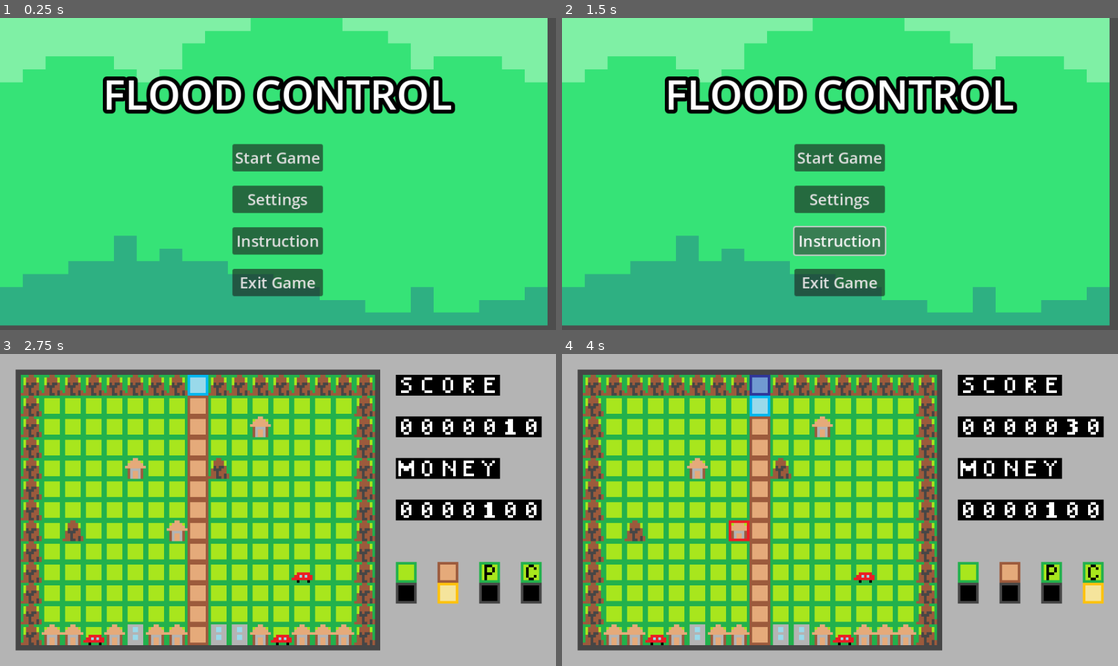
Above: before the commit, frames 1-4 (two rows, left to right).
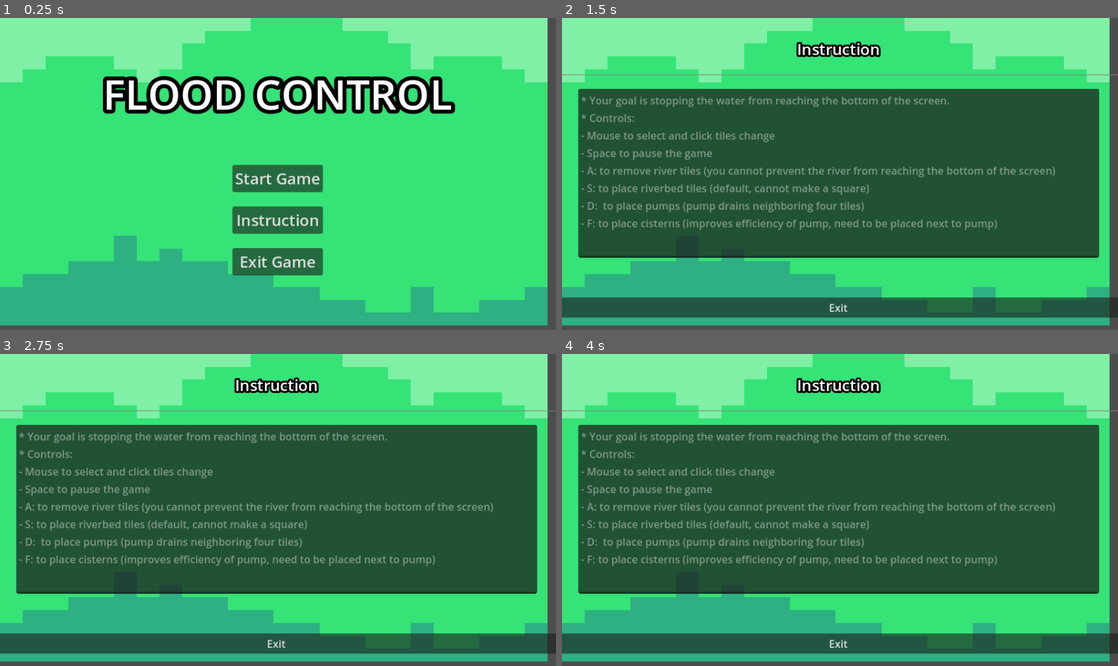
Above: after the commit, the same moments.

Repository: sho16ogura/cs292team5
Game: Godot game, scene res://main menu/main menu/main_menu.tscn
Same seed, same stepped clock (60 frames per second), same inputs: the game is played once before the commit and once after it.
Inputs (mouse positions are in pixels of both pictures, inside the frame that each line leads up to):
- Up to frame 1 (0.25 s): no input
- Up to frame 2 (1.5 s): click (840, 198) at 0.5 s, where only the run before the commit has a clickable "Settings"; click "Instruction" at 1.25 s
- Up to frame 3 (2.75 s): click (278, 494) at 2 s, where only the run before the commit has a clickable "Start Game"
- Up to frame 4 (4 s): move the mouse to (962, 494) at 2.77 s; click (962, 494) at 2.85 s; tap Enter at 3.5 s; move the mouse to (728, 525) at 3.52 s; tap F (toggle_cistern) at 3.6 s

The runs differ from the first frame. In frame 1, 6.2% of the frame differs, in the area x 41-59%, y 40-90%; in frame 2, 60%; in frame 3, 100%, in the area x 0-100%, y 0-100%; in frame 4, 100%.
Error before the commit: Invalid access to property or key 'button_down' on a base object of type 'null instance'. (res://main)

Commit message:
Settings_menu

Diff:
--- a/team5project/main menu/main menu/main_menu.tscn
+++ b/team5project/main menu/main menu/main_menu.tscn
@@ -2,7 +2,7 @@
 
 [ext_resource type="Script" path="res://main menu/main menu/main_menu.gd" id="1_sn3hk"]
 [ext_resource type="Texture2D" uid="uid://eess7uyvg1uh" path="res://tile_0014.png" id="1_w8vvv"]
-[ext_resource type="AudioStream" uid="uid://rkepwtflhojx" path="res://Sakura-Girl-Beach-chosic.com_.mp3" id="3_d4pl2"]
+[ext_resource type="PackedScene" uid="uid://bayrvi5tdmxbb" path="res://settings menu/settings_menu.tscn" id="4_ska44"]
 
 [sub_resource type="SystemFont" id="SystemFont_iqhrx"]
 font_names = PackedStringArray("Impact")
@@ -84,14 +84,7 @@
 text = "Start Game
 "
 
-[node name="Start_Button2" type="Button" parent="MarginContainer/HBoxContainer/VBoxContainer"]
-custom_minimum_size = Vector2(120, 32)
-layout_mode = 2
-theme_override_fonts/font = SubResource("SystemFont_ef1sv")
-theme_override_font_sizes/font_size = 24
-text = "Settings"
-
-[node name="Start_Button3" type="Button" parent="MarginContainer/HBoxContainer/VBoxContainer"]
+[node name="Settings_Button" type="Button" parent="MarginContainer/HBoxContainer/VBoxContainer"]
 custom_minimum_size = Vector2(120, 32)
 layout_mode = 2
 theme_override_fonts/font = SubResource("SystemFont_ef1sv")
@@ -105,6 +98,10 @@
 theme_override_font_sizes/font_size = 24
 text = "Exit Game"
 
-[node name="AudioStreamPlayer2D" type="AudioStreamPlayer2D" parent="."]
-stream = ExtResource("3_d4pl2")
-autoplay = true
+[node name="Settings_Menu" parent="." instance=ExtResource("4_ska44")]
+visible = false
+layout_mode = 1
+offset_left = -458.0
+offset_top = 19.0
+offset_right = -458.0
+offset_bottom = -770.0
--- a/team5project/settings menu/settings_menu.tscn
+++ b/team5project/settings menu/settings_menu.tscn
@@ -61,15 +61,18 @@
 layout_mode = 2
 size_flags_horizontal = 4
 size_flags_vertical = 4
+theme_override_colors/font_color = Color(0.764706, 0.698039, 0.890196, 0.192157)
 theme_override_fonts/font = SubResource("SystemFont_y0byd")
 text = "* Your goal is stopping the water from reaching the bottom of the screen.
 * Controls:
 - Mouse to select and click tiles change
+- Space to pause the game
 - A: to remove river tiles (you cannot prevent the river from reaching the bottom of the screen)
 - S: to place riverbed tiles (default, cannot make a square)
 - D:  to place pumps (pump drains neighboring four tiles)
 - F: to place cisterns (improves efficiency of pump, need to be placed next to pump)
 "
+editable = false
 virtual_keyboard_enabled = false
 middle_mouse_paste_enabled = false
 
